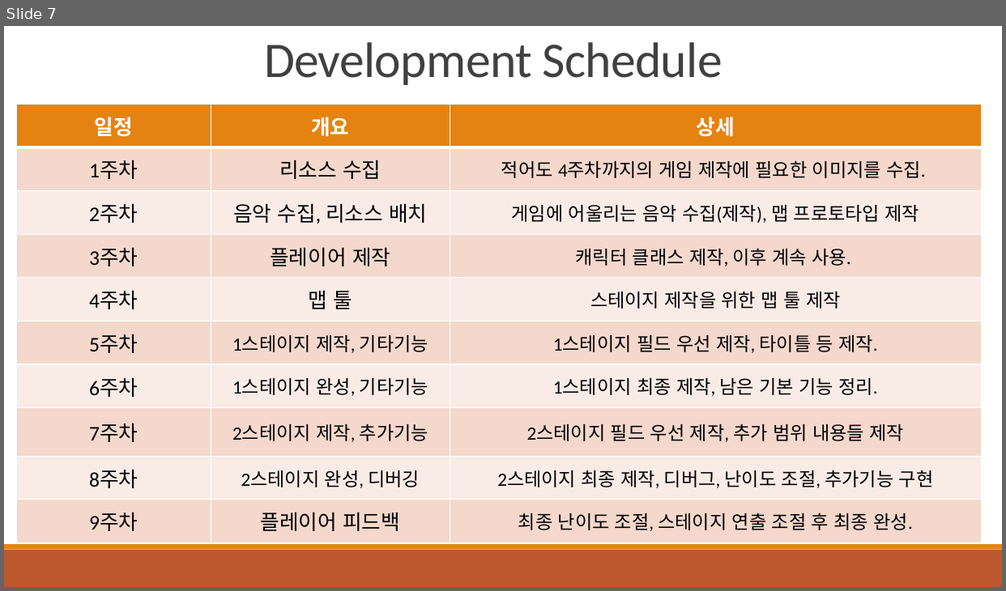
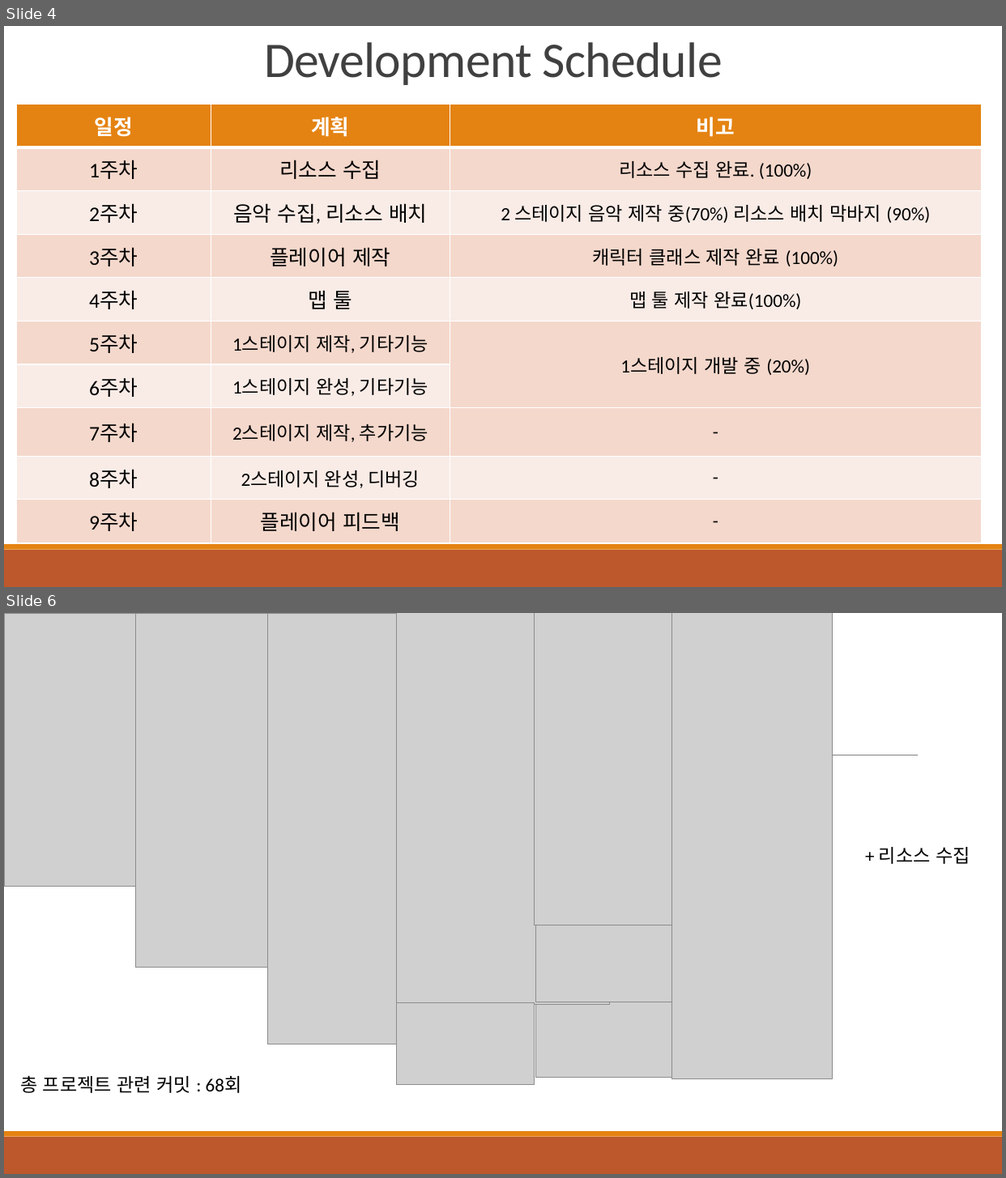
Before and after one commit to SH-Broar/Python---2DGP, a slide deck: Project/제출용/2차 발표.pptx. Shown one above the other, each under a label of ours: slide 7 before the commit, slides 4 and 6 after it; the slides between them are not shown. The pictures are 1006x591 and 1006x1178 pixels, drawn with LibreOffice and Linux fonts; fonts in the diff are those of the drawing; grey boxes stand for pictures. Boxes give left, top, right and bottom in pixels: in the first picture for what was removed or moved away, otherwise in the second. Text is boxed around its words. In the diff, an @@ line names an element or a change of style, - is before the commit and + after.

```diff
--- a/Project/제출용/2차 발표.pptx
+++ b/Project/제출용/2차 발표.pptx
@@ slide 6 added at (x1=4, y1=613, x2=1002, y2=1174), background #FFFFFF; not listed: 3 template elements that a slide beside it also shows @@
@@ picture added at (x1=4, y1=613, x2=216, y2=887) @@
@@ picture added at (x1=136, y1=613, x2=347, y2=968) @@
@@ picture added at (x1=267, y1=613, x2=478, y2=1044) @@
@@ picture added at (x1=396, y1=613, x2=610, y2=1004) @@
@@ picture added at (x1=534, y1=613, x2=748, y2=926) @@
@@ picture added at (x1=672, y1=613, x2=833, y2=1080) @@
@@ text added at (x1=879, y1=847, x2=970, y2=864), 18 pt, text #000000 @@
++ 리소스 수집
@@ picture added at (x1=536, y1=926, x2=681, y2=1003) @@
@@ picture added at (x1=396, y1=1003, x2=534, y2=1084) @@
@@ picture added at (x1=536, y1=1003, x2=681, y2=1078) @@
@@ text added at (x1=20, y1=1076, x2=242, y2=1093), 18 pt, text #000000 @@
+총 프로젝트 관련 커밋 : 68회
@@ what was slide 7 is now slide 4 @@
@@ slide 4 changed as well @@
@@ table at (x1=17, y1=104, x2=982, y2=544) @@
-row 1, column 2: 개요
+row 1, column 2: 계획
-row 1, column 3: 상세
+row 1, column 3: 비고
-row 2, column 3: 적어도 4주차까지의 게임 제작에 필요한 이미지를 수집.
+row 2, column 3: 리소스 수집 완료. (100%)
-row 3, column 3: 게임에 어울리는 음악 수집(제작), 맵 프로토타입 제작
+row 3, column 3: 2 스테이지 음악 제작 중(70%) 리소스 배치 막바지 (90%)
-row 4, column 3: 캐릭터 클래스 제작, 이후 계속 사용.
+row 4, column 3: 캐릭터 클래스 제작 완료 (100%)
-row 5, column 3: 스테이지 제작을 위한 맵 툴 제작
+row 5, column 3: 맵 툴 제작 완료(100%)
-row 6, column 3: 1스테이지 필드 우선 제작, 타이틀 등 제작.
+row 6, column 3: 1스테이지 개발 중 (20%)
-row 7, column 3: 1스테이지 최종 제작, 남은 기본 기능 정리.
+row 7, column 3: 
-row 8, column 3: 2스테이지 필드 우선 제작, 추가 범위 내용들 제작
+row 8, column 3: -
-row 9, column 3: 2스테이지 최종 제작, 디버그, 난이도 조절, 추가기능 구현
+row 9, column 3: -
-row 10, column 3: 최종 난이도 조절, 스테이지 연출 조절 후 최종 완성.
+row 10, column 3: -
```
Also in this commit, not shown: 3 other slides changed, 1 other slide added, 4 slides removed, 2 other files.
